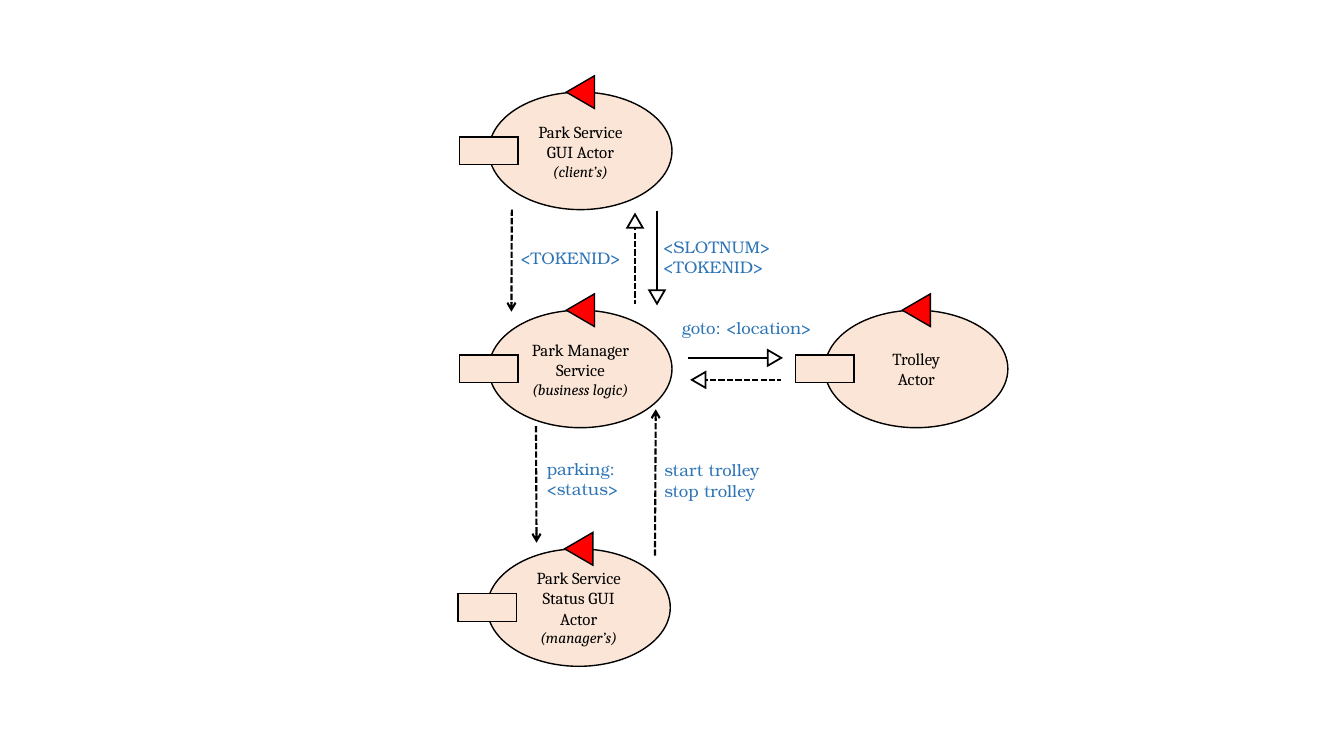
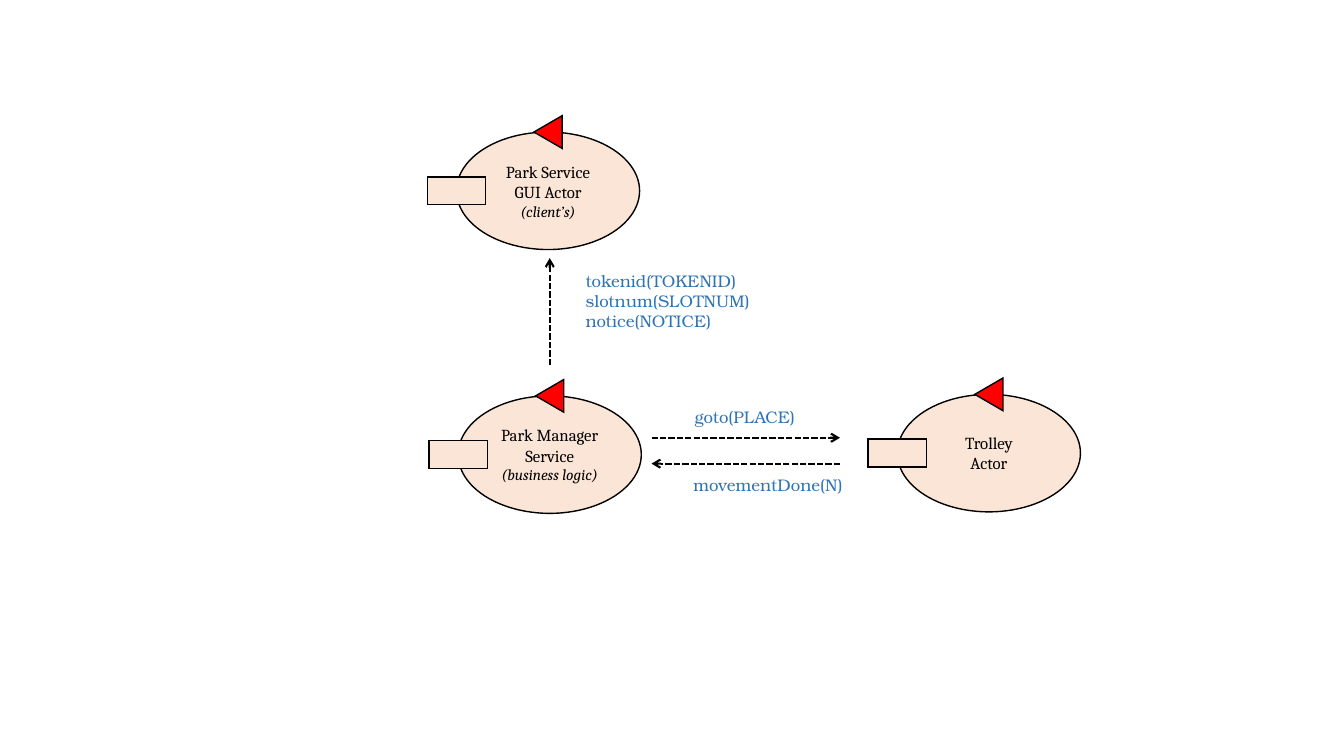
Before and after one commit to JackFantaz/Automated-Car-Parking, a slide deck: slide 6 of userDocs/img/final_task_schema.pptx (slide 12 before the commit). Drawn at 1344x756 pixels with LibreOffice and Linux fonts; fonts in the diff are those of the drawing. Boxes give left, top, right and bottom in pixels: in the first picture for what was removed or moved away, otherwise in the second. Text is boxed around its words. In the diff, an @@ line names an element or a change of style, - is before the commit and + after.

```diff
--- a/userDocs/img/final_task_schema.pptx
+++ b/userDocs/img/final_task_schema.pptx
@@ triangle moved from (x1=567, y1=76, x2=595, y2=108) to (x1=534, y1=116, x2=563, y2=148) @@
@@ ellipse "Park Service GUI Actor" moved from (x1=489, y1=92, x2=673, y2=210) to (x1=457, y1=132, x2=640, y2=250) @@
@@ rectangle moved from (x1=460, y1=137, x2=518, y2=165) to (x1=427, y1=176, x2=486, y2=205) @@
@@ group removed at (x1=627, y1=211, x2=665, y2=303): 2 lines, 2 triangles @@
@@ text removed at (x1=521, y1=252, x2=621, y2=265) @@
-<TOKENID>
@@ arrow moved from (512, 210) - (511, 312) to (549, 365) - (549, 258) @@
@@ text removed at (x1=663, y1=241, x2=770, y2=274) @@
-<SLOTNUM>
-<TOKENID>
@@ text added at (x1=586, y1=275, x2=750, y2=330), 12 pt, text #2E75B6 @@
+tokenid(TOKENID)
+slotnum(SLOTNUM)
+notice(NOTICE)
@@ line removed from (689, 358) to (768, 358) @@
@@ triangle removed at (x1=769, y1=349, x2=782, y2=365) @@
@@ 1 ellipse, 1 rectangle, 1 triangle moved together from (x1=460, y1=294, x2=673, y2=429) to (x1=430, y1=380, x2=642, y2=514) @@
@@ triangle removed at (x1=692, y1=372, x2=705, y2=388) @@
@@ triangle moved from (x1=902, y1=294, x2=931, y2=327) to (x1=975, y1=378, x2=1003, y2=410) @@
@@ arrow removed from (655, 556) to (656, 409) @@
@@ text at (x1=695, y1=411, x2=795, y2=427): text changed @@
-goto: <location>
+goto(PLACE)
@@ ellipse "Trolley" moved from (x1=825, y1=311, x2=1008, y2=429) to (x1=897, y1=394, x2=1081, y2=512) @@
@@ arrow removed from (536, 426) to (536, 542) @@
@@ line moved from (702, 380) - (781, 380) to (651, 438) - (840, 438) @@
@@ line (651, 438) - (840, 438): line to arrow @@
@@ rectangle moved from (x1=796, y1=355, x2=854, y2=383) to (x1=868, y1=440, x2=927, y2=468) @@
@@ text removed at (x1=547, y1=463, x2=618, y2=496) @@
-parking:
-<status>
@@ arrow added from (840, 464) to (651, 464), #000000 1.5 pt dashed @@
@@ text removed at (x1=664, y1=464, x2=760, y2=501) @@
-start trolley
-stop trolley
@@ text added at (x1=693, y1=479, x2=842, y2=494), 12 pt, text #2E75B6 @@
+movementDone(N)
@@ triangle removed at (x1=565, y1=532, x2=593, y2=565) @@
@@ ellipse removed at (x1=487, y1=548, x2=670, y2=666) @@
-Park Service Status GUI Actor
-(manager’s)
@@ rectangle removed at (x1=458, y1=594, x2=516, y2=622) @@
```
Also in this commit, not shown: 1 other slide changed, 1 slide added, 3 other files.
